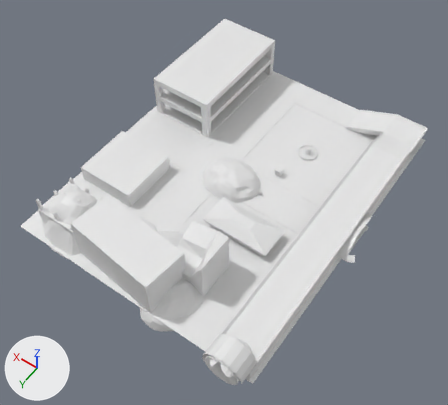
Renders of the Blender file White_Box_Project.blend from each side of a commit.
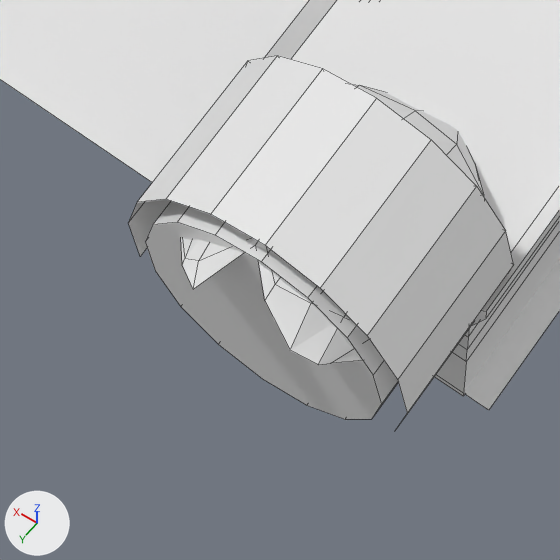
The first picture shows the older version from a 50 mm lens placed at (-69.3, 101.5, 146.0), pointed at (-3.5, 9.4, 1.1). The close-ups show both versions on the part from 41% to 59% of the width and 81% to 100% of the height of that picture; other places that the commit changed are outside them. Lighting does not change. The marker at lower left points along +X, +Y and +Z. The close-ups show mesh edges as thin lines.

The first close-up shows 'Bridge', 'Ground', 'Parking G.001', 'Plane.005'.
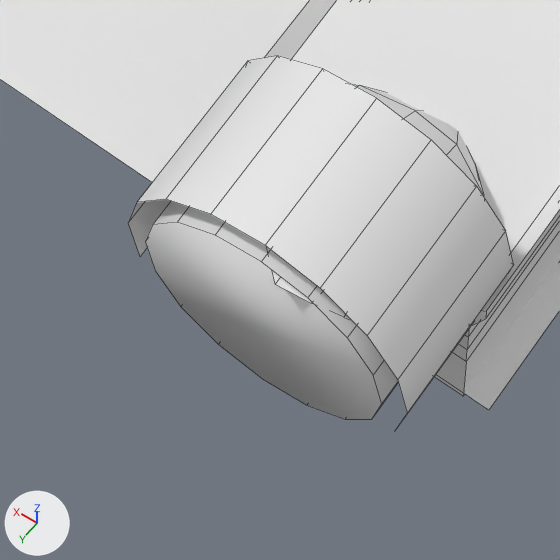
Pixel boxes (x1, y1, x2, y2) of what changed, in the close-ups (560 x 560 px):
'Plane.005', reshaped: before (181, 84, 484, 365); after (266, 84, 484, 302)
part 1 of me_cube_013, shading changed: (128, 56, 514, 428) in both
part 2 of me_plane_007, deleted: before (181, 237, 360, 365)

What changed in the scene script:
```text
Change me_cube_013:
    where me_cube_013.from_pydata(...)  # 59 vertices, 43 faces; spans x -5.59..5.59, y -3.04..3.36, z -5.59..5.59
    used by ob_parking_g_001; location = (-35.04, 51.45, 8.45)
    me_cube_013 part 1: edges marked sharp go from 0 to 26
Change me_plane_007:
    used by ob_plane_005; location = (-35.11, 47.22, 12.29); rotation_euler = (0.603, -0.0343, 0.0681), in degrees (35, -2, 3.9); scale = (15.1, 26.9, 26.0)
    remove me_plane_007.from_pydata(...)  # 81 vertices, 64 faces; spans x -0.327..0.328, y -0.244..0.273, z -0.217..-0.051
    add me_plane_007.from_pydata(...)  # 57 vertices, 41 faces; spans x -0.327..0.328, y -0.196..0.25, z -0.217..-0.051
    me_plane_007 part 2: 12 vertices removed from x -0.236..0.287, y 0.15..0.273, z -0.215..-0.13
```
